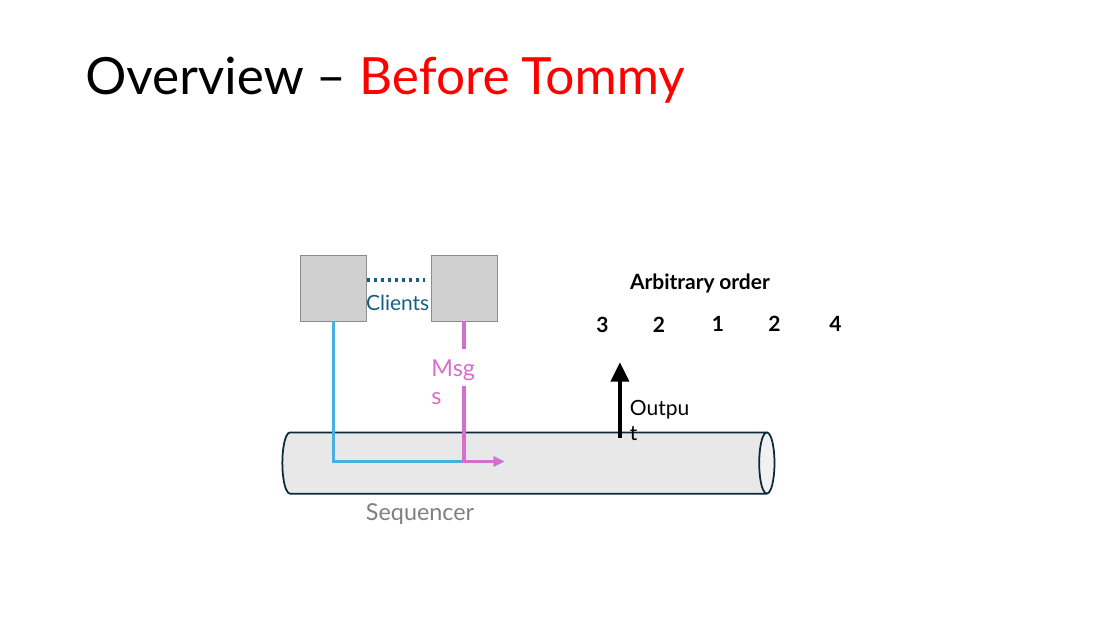
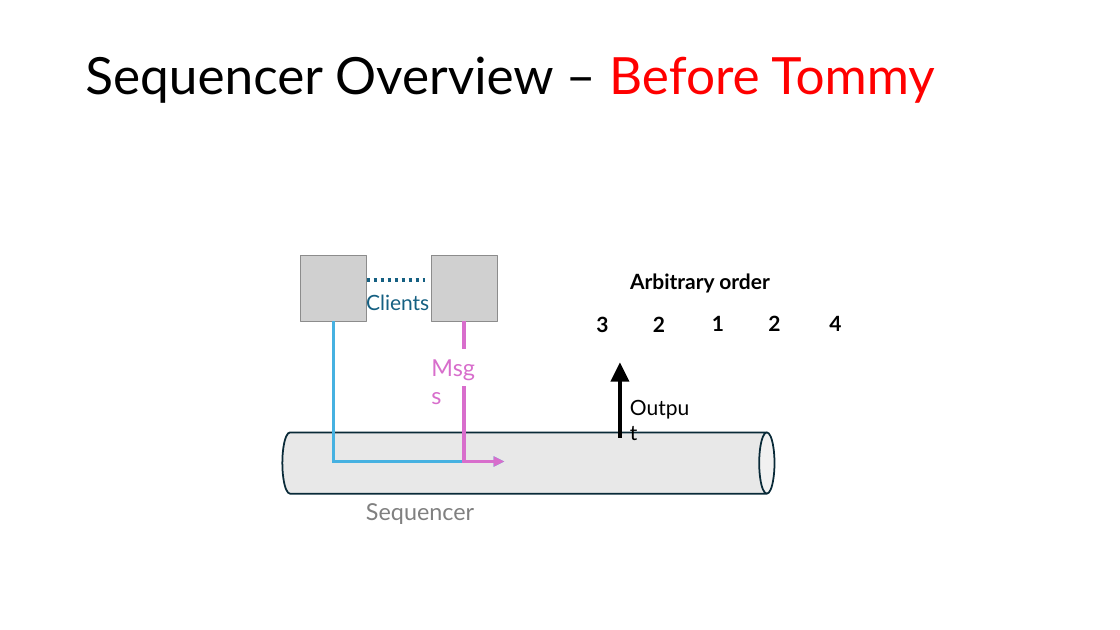
Before and after one commit to HaseebLUMS/Onyx-Presentation, a slide deck: slide 10 of tommy_hotnets.pptx. Drawn at 1120x630 pixels with LibreOffice and Linux fonts; fonts in the diff are those of the drawing; grey boxes stand for pictures. Boxes give left, top, right and bottom in pixels: in the first picture for what was removed or moved away, otherwise in the second. Text is boxed around its words. In the diff, an @@ line names an element or a change of style, - is before the commit and + after.

```diff
--- a/tommy_hotnets.pptx
+++ b/tommy_hotnets.pptx
@@ title at bbox=[85, 56, 934, 103]: text changed; text colour #FF0000 to #000000 @@
-Overview – Before Tommy
+Sequencer Overview – Before Tommy
```
Also in this commit, not shown: 3 other slides changed.
